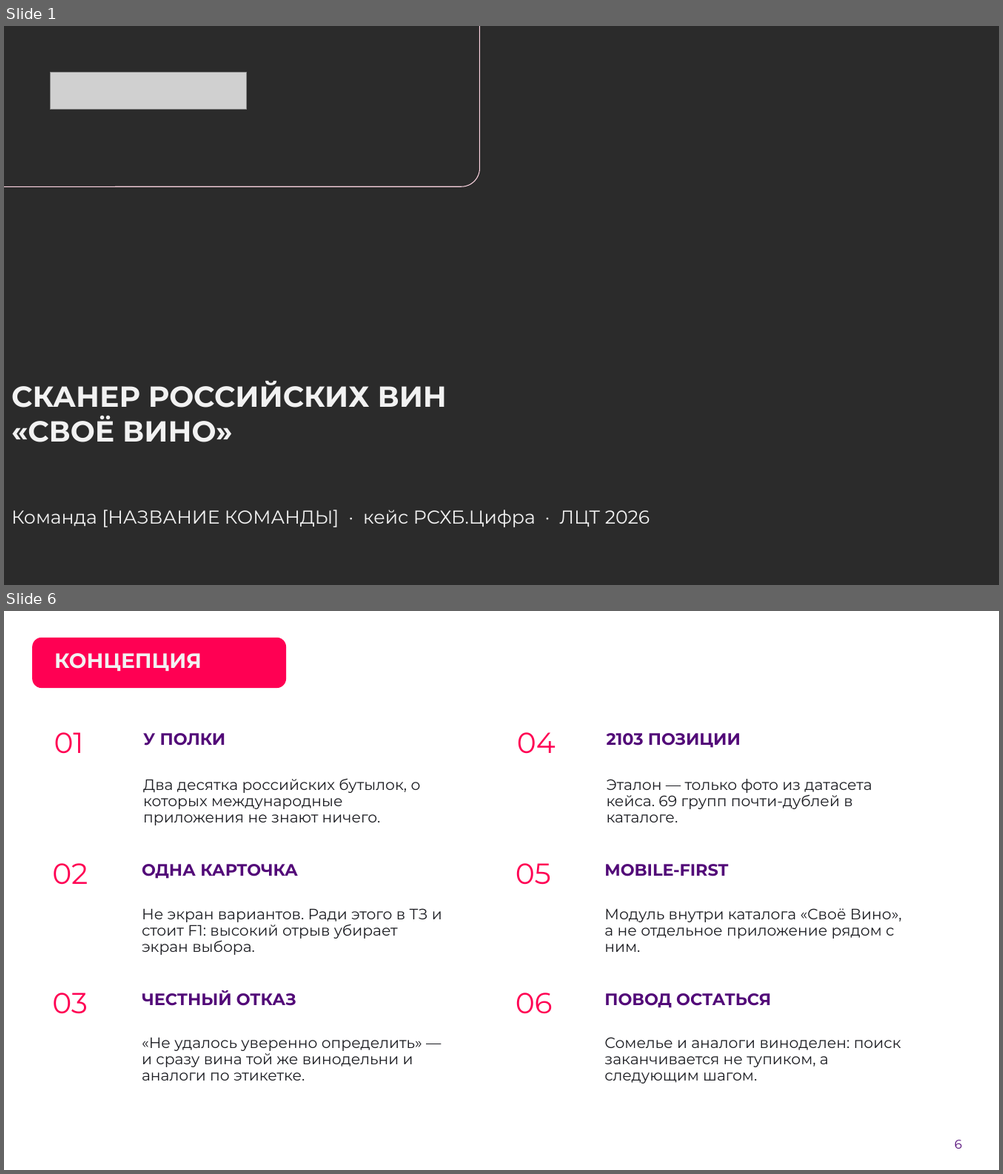
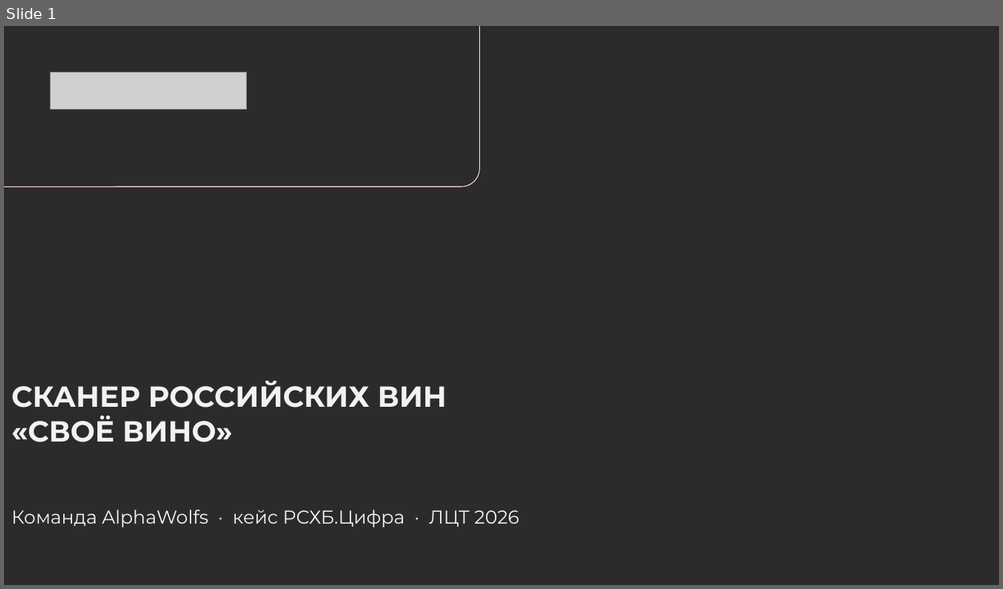
Before and after one commit to AlexGvr/rus_vines, a slide deck: ЛЦТ2026 Сканер российских вин.pptx. Shown one above the other, each under a label of ours: slides 1 and 6 before the commit, slide 1 after it; the slides between them are not shown. The pictures are 1003x1174 and 1003x589 pixels, drawn with LibreOffice and Linux fonts; fonts in the diff are those of the drawing; grey boxes stand for pictures; background and template pictures are left out; a plain dark background stands for a picture behind light text. Boxes give left, top, right and bottom in pixels: in the first picture for what was removed or moved away, otherwise in the second. Text is boxed around its words. In the diff, an @@ line names an element or a change of style, - is before the commit and + after.

```diff
--- a/ЛЦТ2026 Сканер российских вин.pptx
+++ b/ЛЦТ2026 Сканер российских вин.pptx
@@ slide 6 removed at [4,611,999,1170], background picture (left out) @@
@@ rounded rectangle removed at [32,638,286,689] @@
@@ title removed at [54,653,202,671] @@
-КОНЦЕПЦИЯ
@@ text removed at [54,732,84,754] @@
-01
@@ text removed at [143,733,226,746] @@
-У ПОЛКИ
@@ text removed at [517,732,555,754] @@
-04
@@ text removed at [606,733,740,748] @@
-2103 ПОЗИЦИИ
@@ text removed at [143,778,421,826] @@
-Два десятка российских бутылок, о которых международные приложения не знают ничего.
@@ text removed at [606,779,871,823] @@
-Эталон — только фото из датасета кейса. 69 групп почти-дублей в каталоге.
@@ text removed at [52,863,88,885] @@
-02
@@ text removed at [142,864,298,879] @@
-ОДНА КАРТОЧКА
@@ text removed at [515,863,551,885] @@
-05
@@ text removed at [604,864,728,877] @@
-MOBILE-FIRST
@@ text removed at [142,908,442,955] @@
-Не экран вариантов. Ради этого в ТЗ и стоит F1: высокий отрыв убирает экран выбора.
@@ text removed at [604,908,902,952] @@
-Модуль внутри каталога «Своё Вино», а не отдельное приложение рядом с ним.
@@ text removed at [52,993,88,1014] @@
-03
@@ text removed at [142,991,296,1006] @@
-ЧЕСТНЫЙ ОТКАЗ
@@ text removed at [515,993,552,1014] @@
-06
@@ text removed at [604,994,771,1008] @@
-ПОВОД ОСТАТЬСЯ
@@ text removed at [142,1037,422,1081] @@
-«Не удалось уверенно определить» — и сразу вина той же винодельни и аналоги по этикетке.
@@ text removed at [604,1037,901,1084] @@
-Сомелье и аналоги виноделен: поиск заканчивается не тупиком, а следующим шагом.
@@ page number removed at [954,1140,962,1149] @@
-6
@@ slide 1 changed as well @@
@@ text at [11,510,519,528]: text changed @@
-Команда [НАЗВАНИЕ КОМАНДЫ] · кейс РСХБ.Цифра · ЛЦТ 2026
+Команда AlphaWolfs · кейс РСХБ.Цифра · ЛЦТ 2026
```
Also in this commit, not shown: 9 other slides changed, 7 slides added, 6 other slides removed, 3 other files.
